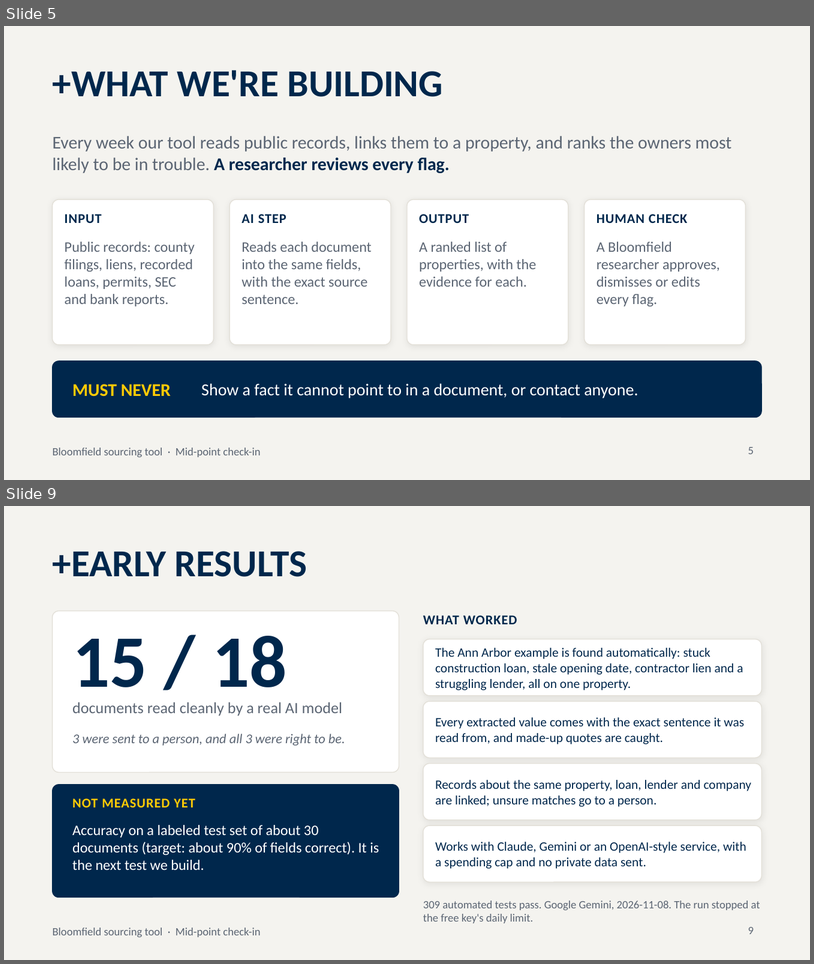
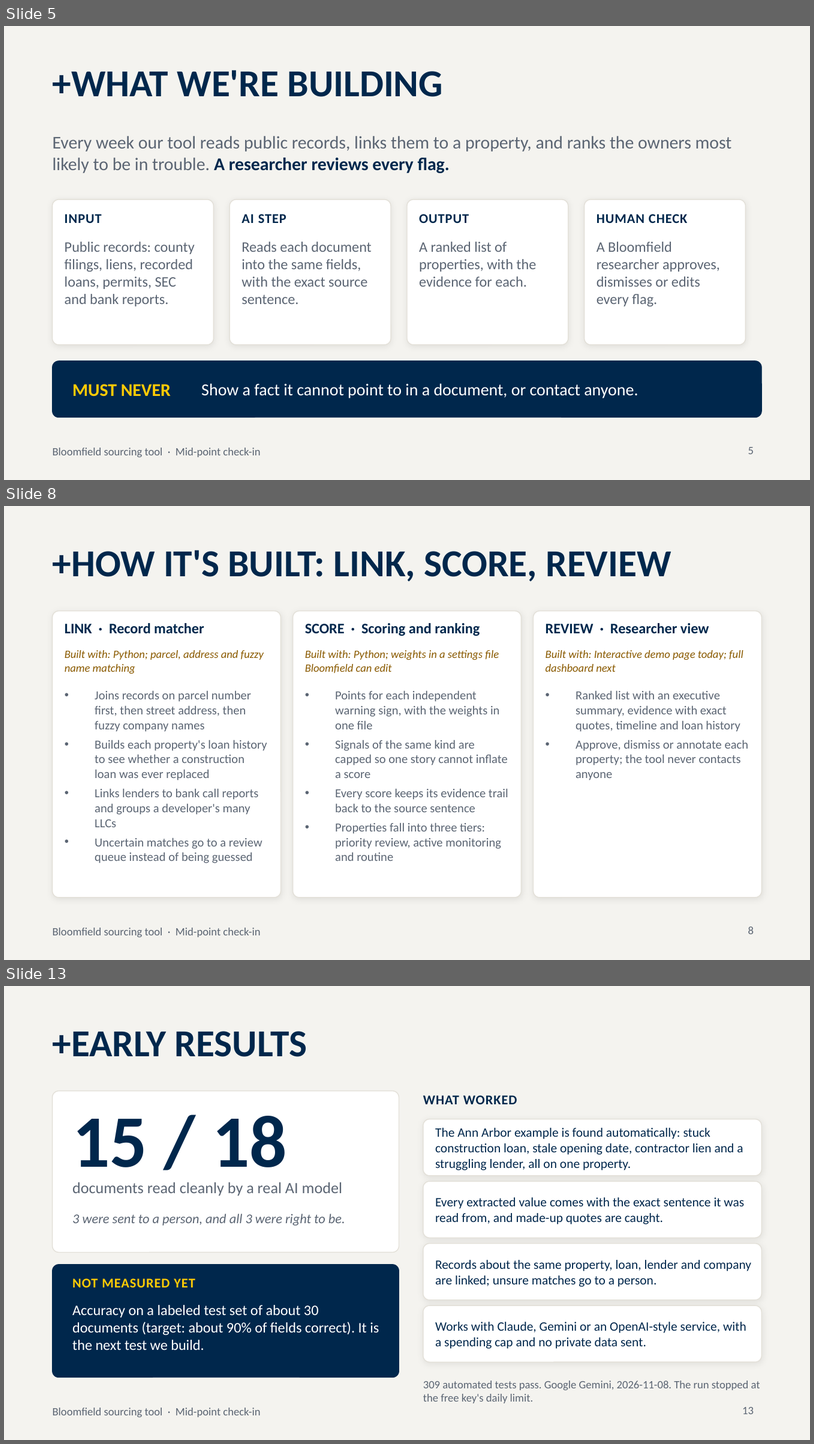
Before and after one commit to Ross-Business-Tech/Bloomfield-Project-2, a slide deck: pipeline/demo/deck/Bloomfield_Midpoint_Deck.pptx. Shown one above the other, each under a label of ours: slides 5 and 9 before the commit, slides 5, 8 and 13 after it; the slides between them are not shown. The pictures are 814x964 and 814x1444 pixels, drawn with LibreOffice and Linux fonts; fonts in the diff are those of the drawing. Boxes give left, top, right and bottom in pixels: in the first picture for what was removed or moved away, otherwise in the second. Text is boxed around its words. In the diff, an @@ line names an element or a change of style, - is before the commit and + after.

```diff
--- a/pipeline/demo/deck/Bloomfield_Midpoint_Deck.pptx
+++ b/pipeline/demo/deck/Bloomfield_Midpoint_Deck.pptx
@@ slide 8 added at bbox=[4, 506, 810, 960], background #F4F3EF; not listed: 1 template element that a slide beside it also shows @@
@@ title added at bbox=[53, 550, 671, 582], 34 pt, text #00274C, bold @@
++HOW IT'S BUILT: LINK, SCORE, REVIEW
@@ rounded rectangle added at bbox=[53, 611, 281, 897], fill #FFFFFF, outline #E3E0D8 0.75 pt @@
@@ rounded rectangle added at bbox=[293, 611, 521, 897], fill #FFFFFF, outline #E3E0D8 0.75 pt @@
@@ rounded rectangle added at bbox=[534, 611, 762, 897], fill #FFFFFF, outline #E3E0D8 0.75 pt @@
@@ text added at bbox=[65, 623, 204, 633], 13 pt, text #00274C, bold @@
+LINK · Record matcher
@@ text added at bbox=[305, 623, 480, 636], 13 pt, text #00274C, bold @@
+SCORE · Scoring and ranking
@@ text added at bbox=[546, 623, 710, 633], 13 pt, text #00274C, bold @@
+REVIEW · Researcher view
@@ text added at bbox=[65, 650, 264, 673], 10 pt, text #8A5A00, italic @@
+Built with: Python; parcel, address and fuzzy name matching
@@ text added at bbox=[305, 650, 499, 673], 10 pt, text #8A5A00, italic @@
+Built with: Python; weights in a settings file Bloomfield can edit
@@ text added at bbox=[546, 650, 744, 672], 10 pt, text #8A5A00, italic @@
+Built with: Interactive demo page today; full dashboard next
@@ text added at bbox=[95, 690, 267, 863], 11 pt, text #5B6573 @@
+• Joins records on parcel number first, then street address, then fuzzy company names
+• Builds each property's loan history to see whether a construction loan was ever replaced
+• Links lenders to bank call reports and groups a developer's many LLCs
+• Uncertain matches go to a review queue instead of being guessed
@@ text added at bbox=[335, 690, 509, 861], 11 pt, text #5B6573 @@
+• Points for each independent warning sign, with the weights in one file
+• Signals of the same kind are capped so one story cannot inflate a score
+• Every score keeps its evidence trail back to the source sentence
+• Properties fall into three tiers: priority review, active monitoring and routine
@@ text added at bbox=[576, 690, 749, 780], 11 pt, text #5B6573 @@
+• Ranked list with an executive summary, evidence with exact quotes, timeline and loan history
+• Approve, dismiss or annotate each property; the tool never contacts anyone
@@ page number added at bbox=[749, 926, 754, 934], 10 pt, text #5B6573 @@
+8
@@ what was slide 9 is now slide 13 @@
@@ page number at bbox=[743, 1407, 754, 1414]: text changed @@
-9
+13
```
Also in this commit, not shown: 3 slides changed, 5 other slides added, 2 slides removed, 8 other files.
